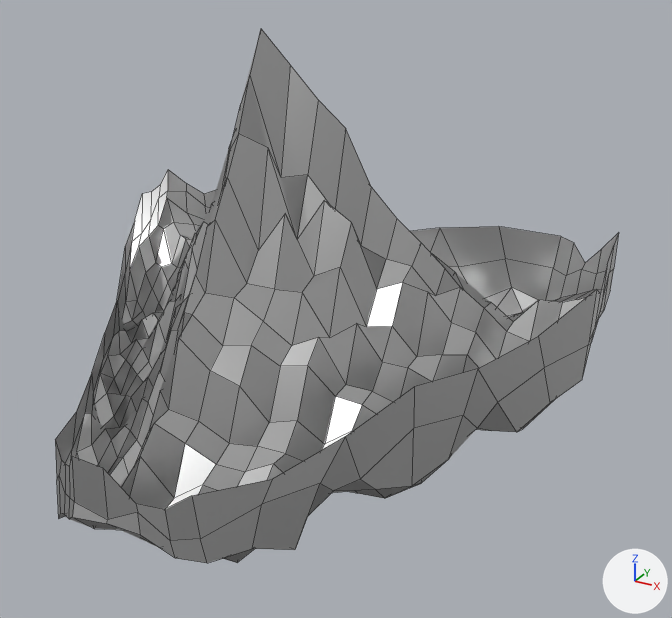
The FBX model Assets/ImportAssets/Tinfoil_hat.fbx: old version first, new version second.
Rendered twice from a 50 mm camera at (0.211, -0.317, 0.236) aimed at (0.032, 0.007, 0.073). The axes (+X, +Y, +Z) are drawn at lower right. The lights are the same throughout. Mesh edges are drawn as thin lines. Where no turn or scale is listed for an object, it has been applied to the vertices.

In view in the first picture: 'Thinfoil-head'.
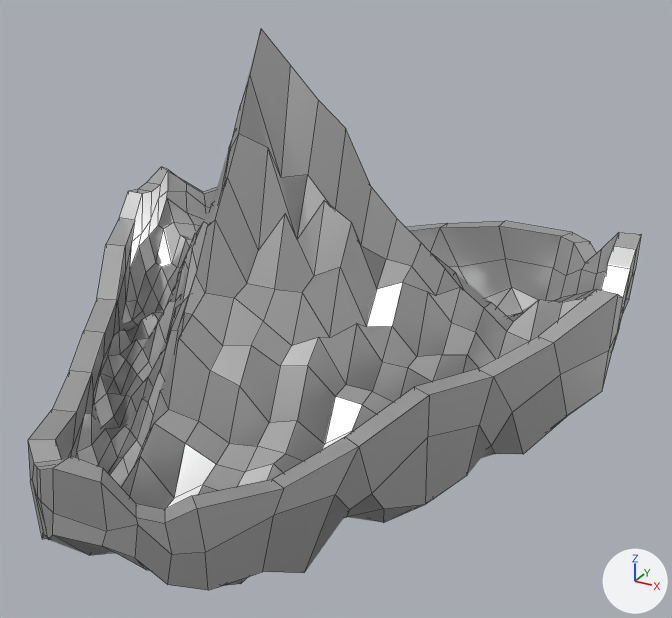
Boxes (x1, y1, x2, y2) around the edits, measured in the pictures (672 x 618 px):
```json
{"object": "Thinfoil-head", "change": "reshaped", "before": [55, 29, 619, 563], "after": [28, 29, 641, 590], "on screen": "9% wider"}
{"part": 1, "of": "me_cube_010", "change": "added", "after": [28, 167, 641, 590]}
```

Edits to the scene script, one JSON object a line:
```json
{"block": "me_cube_010", "where": "# used by ob_thinfoil_head; location = (0.0, 0.0, 0.0)"}
{"op": "remove", "block": "me_cube_010", "code": "me_cube_010.from_pydata(...)  # 556 vertices, 552 faces; spans x -0.129..0.129, y -0.125..0.122, z 0.001..0.189"}
{"op": "add", "block": "me_cube_010", "code": "me_cube_010.from_pydata(...)  # 1112 vertices, 1146 faces; spans x -0.139..0.139, y -0.135..0.131, z -0.009..0.189"}
{"block": "me_cube_010", "change": "me_cube_010 part 1: 556 vertices added at x -0.139..0.139, y -0.135..0.131, z -0.009..0.18"}
```
